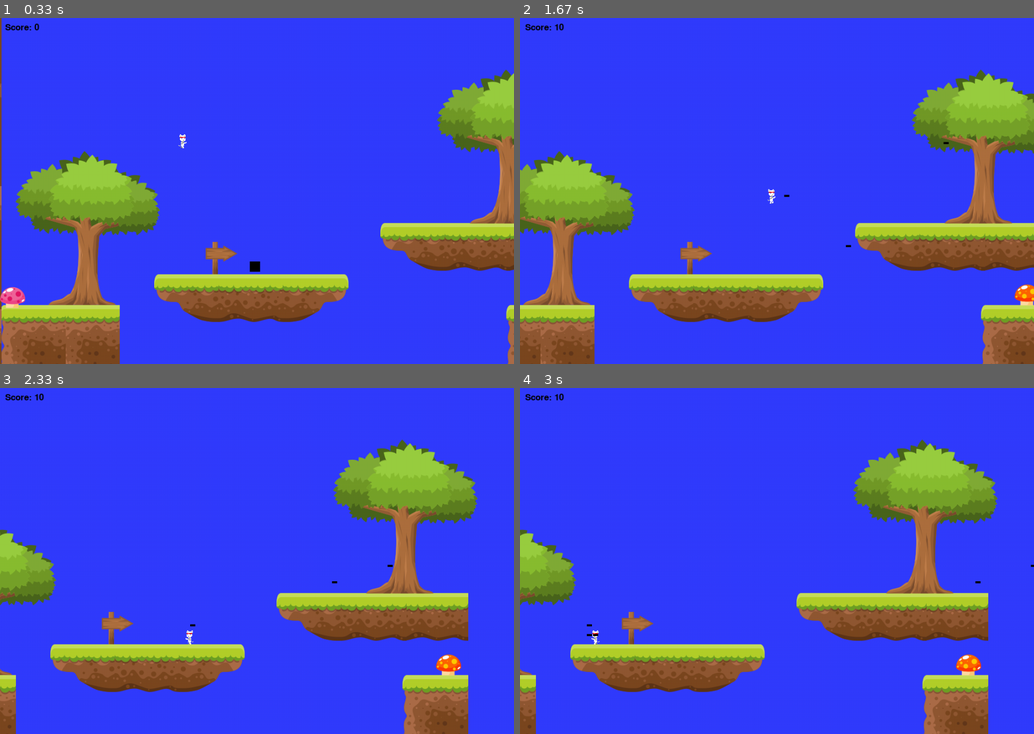
Above: before the commit, frames 1-4 (two rows, left to right).
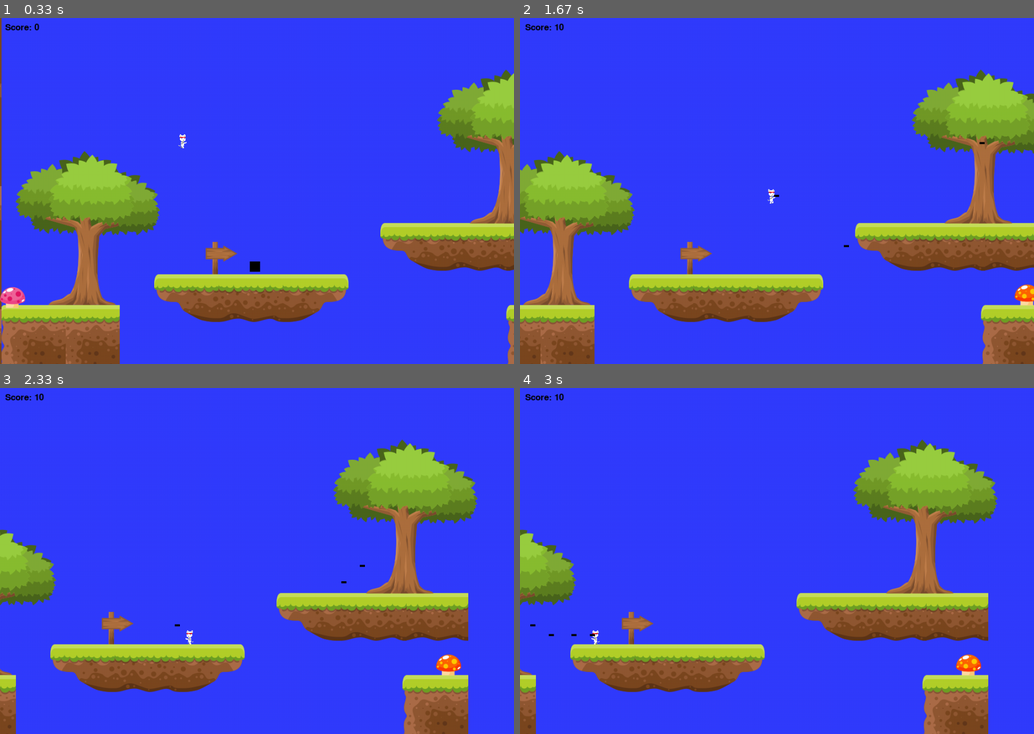
Above: after the commit, the same moments.

Repository: hone1er/Python_platformer
Game: pygame game, started from Pygame/platformer/platformer.py
The game is run twice, just before and just after one commit, with the same random seed, the same clock (stepped at 60 frames per second) and the same inputs.
Inputs:
- Up to frame 1 (0.33 s): no input
- Up to frame 2 (1.67 s): tap Space at 0.33, 0.73, 1.03, 1.23, 1.57 s; hold Right 0.67-1.13 s; hold Up 1.17-1.47 s; hold Right from 1.5 s (still down)
- Up to frame 3 (2.33 s): tap Space at 1.87, 2.07 s; release Right at 1.97 s; hold Left from 2 s (still down)
- Up to frame 4 (3 s): tap Space at 2.37, 2.63, 2.93 s; release Left at 2.53 s; hold Left 2.57-2.97 s

Frame 1 is identical in both runs. In frame 2, less than 0.1% of the frame differs, in the area x 49-91%, y 35-67%; in frame 3, less than 0.1%; in frame 4, less than 0.1%, in the area x 2-100%, y 51-72%.

Commit message:
remove bullets after going off screen

Diff:
--- a/Pygame/platformer/characters.py
+++ b/Pygame/platformer/characters.py
@@ -95,6 +95,7 @@
 
         enemy_hit_list = pygame.sprite.spritecollide(self, self.level.enemy_list, False)
         for enemy in enemy_hit_list:
+            self.change_y -= 1
             if self.score > 25:
                 self.score -= 25
             else:
@@ -188,9 +189,9 @@
     def update(self):
         """ Move the bullet. """
         if self.direction == 'L':
-            self.rect.x -= 6
+            self.rect.x -= 8
         elif self.direction == 'R':
-            self.rect.x += 6
+            self.rect.x += 8
 
 ################################################################
 ############### Class to respresent the enemies ################
--- a/Pygame/platformer/levels.py
+++ b/Pygame/platformer/levels.py
@@ -206,7 +206,8 @@
                 block.player = self.player
                 block.image = image
                 holder.add(block)
-            # got through tile_dict and add objects
+
+        # got through tile_dict and add objects
         # Add platforms
         for tile in tile_dict:
             add_item(tile_dict[tile], tile, self.platform_list, Platform)
--- a/Pygame/platformer/platformer.py
+++ b/Pygame/platformer/platformer.py
@@ -90,8 +90,11 @@
             current_level.update()
 
             # Calculate mechanics for each bullet
+            width = constants.SCREEN_WIDTH
             for bullet in player.bullet_list:
-
+                if bullet.rect.x >= player.rect.x + width/1.2 or bullet.rect.x <= player.rect.x - width/1.2:
+                    active_sprite_list.remove(bullet)
+                    player.bullet_list.remove(bullet)
                 # See if it hit a block
                 block_hit_list = pygame.sprite.spritecollide(bullet, player.level.platform_list, False)
                 enemy_hit_list = pygame.sprite.spritecollide(bullet, player.level.enemy_list, True)
@@ -119,6 +122,9 @@
                     crony.rect.x -= diff
                     crony.path[0] -= diff
                     crony.path[1] -= diff
+            # shift any bullets
+                for bullet in player.bullet_list:
+                    bullet.rect.x -= diff
                 current_level.shift_world(-diff)
 
             # If the player gets near the left side, shift the world right (+x)
@@ -131,6 +137,8 @@
                     crony.rect.x += diff
                     crony.path[0] += diff
                     crony.path[1] += diff
+                for bullet in player.bullet_list:
+                    bullet.rect.x += diff
                 current_level.shift_world(diff)
 
             # If the player gets to the end of the level, go to the next level
@@ -161,6 +169,7 @@
 
             # Go ahead and update the screen with what we've drawn.
             pygame.display.update()
+            print(active_sprite_list)
 
         # Be IDLE friendly. If you forget this line, the program will 'hang'
         # on exit.
